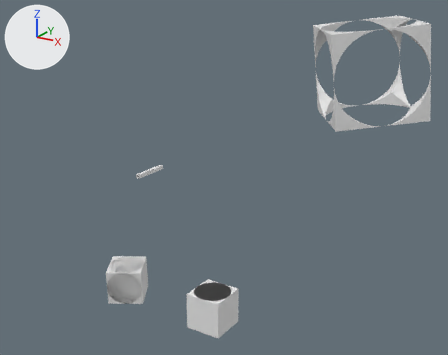
Renders of the Blender file Practice/Daily/2022/2022-05-22/PerspectiveCubeExperimenting.blend from each side of a commit.
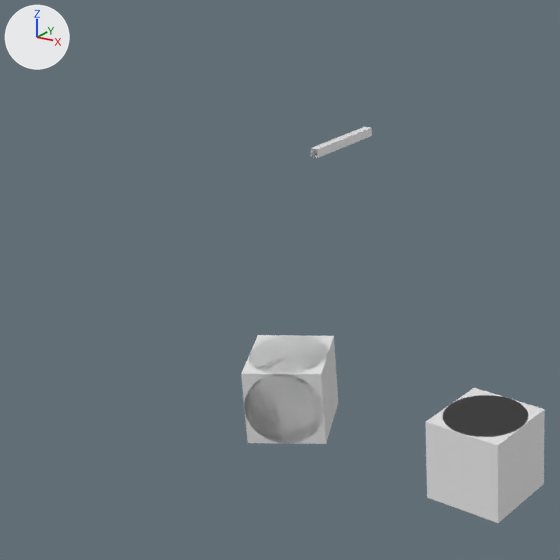
Each version appears first whole from a camera (50 mm lens) standing at (22.45, -24.5, 12.12) and looking at (4.7, 3.13, 1.28), and next in a close-up on the part from 0% to 55% of the width and 31% to 100% of the height. The lights are fixed; the arrows at upper left show +X, +Y and +Z.
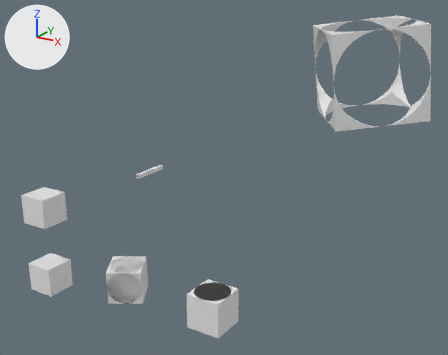
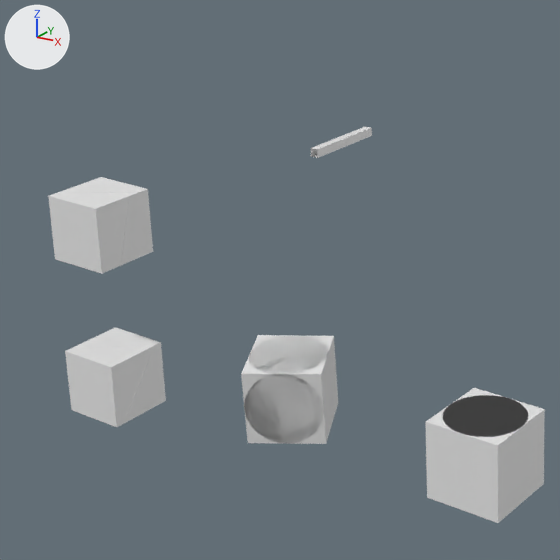
What differs and where, as boxes [x1, y1, x2, y2] in the close-ups (560 x 560 px):
```json
{"object": "Cube.004", "change": "added", "after": [48, 177, 153, 274]}
{"object": "Cube.003", "change": "added", "after": [65, 327, 166, 427]}
{"object": "Cylinder.004", "change": "added", "after": [91, 192, 132, 193]}
{"object": "Cylinder.006", "change": "added", "after": [121, 197, 130, 264]}
```

The change, as JSON lines over the scene's bpy script:
```json
{"op": "add", "block": "me_cylinder_007", "code": ["me_cylinder_007 = bpy.data.meshes.new('Cylinder.007')", "me_cylinder_007.from_pydata(...)  # 64 vertices, 34 faces; spans x -0.01..0.01, y -0.01..0.01, z -1.0..1.0"]}
{"op": "add", "block": "me_cube_003", "code": ["me_cube_003 = bpy.data.meshes.new('Cube.003')", "me_cube_003.from_pydata(...)  # a box spanning x -1.0..1.0, y -1.0..1.0, z -1.0..1.0"]}
{"op": "add", "block": "ob_cylinder_006", "code": ["ob_cylinder_006 = bpy.data.objects.new('Cylinder.006', me_cylinder_007)", "ob_cylinder_006.location = (-8.0, 2.0, -3.0)", "ob_cylinder_006.rotation_euler = (-0.266, 0.0, 0.0)  # degrees (-15, 0, 0)"]}
{"op": "add", "block": "ob_cylinder_004", "code": ["ob_cylinder_004 = bpy.data.objects.new('Cylinder.004', me_cylinder_007.copy())", "ob_cylinder_004.location = (-9.0, 2.0, -2.0)", "ob_cylinder_004.rotation_euler = (1.571, 0.0, 2.126)  # degrees (90, 0, 122)"]}
{"op": "add", "block": "ob_cube_004", "code": ["ob_cube_004 = bpy.data.objects.new('Cube.004', me_cube_003)", "ob_cube_004.location = (-9.0, 2.0, -3.0)"]}
{"op": "add", "block": "ob_cube_003", "code": ["ob_cube_003 = bpy.data.objects.new('Cube.003', me_cube_003.copy())", "ob_cube_003.location = (-9.0, 2.0, -8.0)"]}
```
